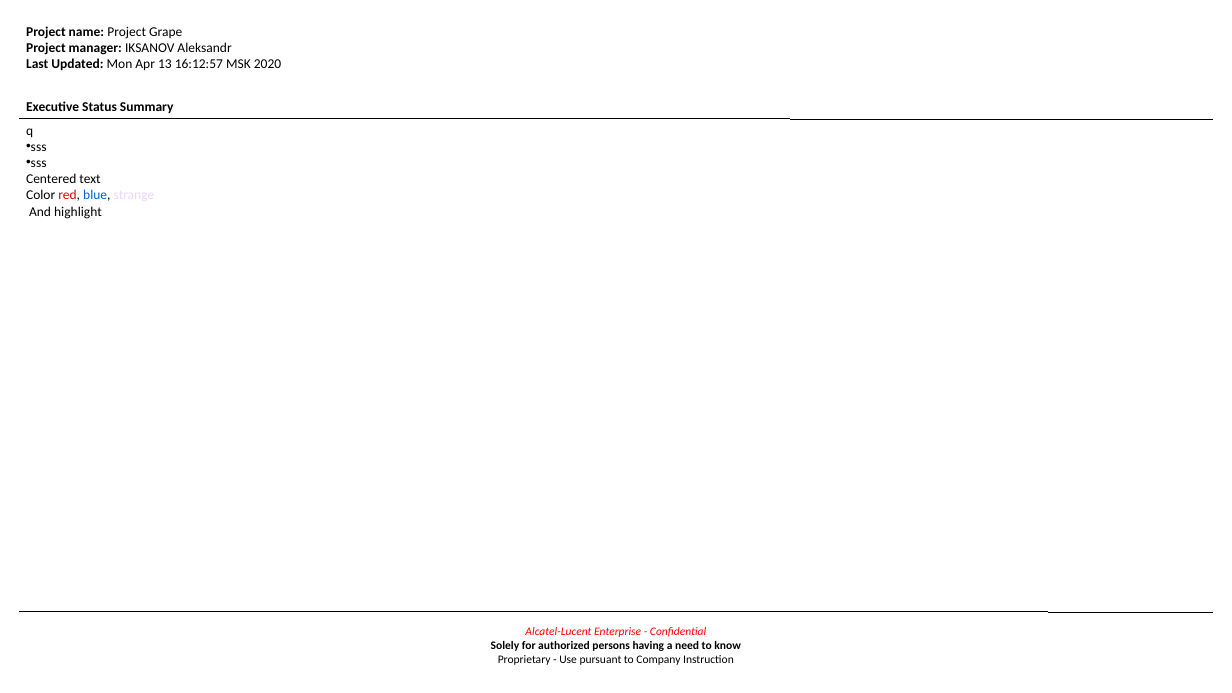
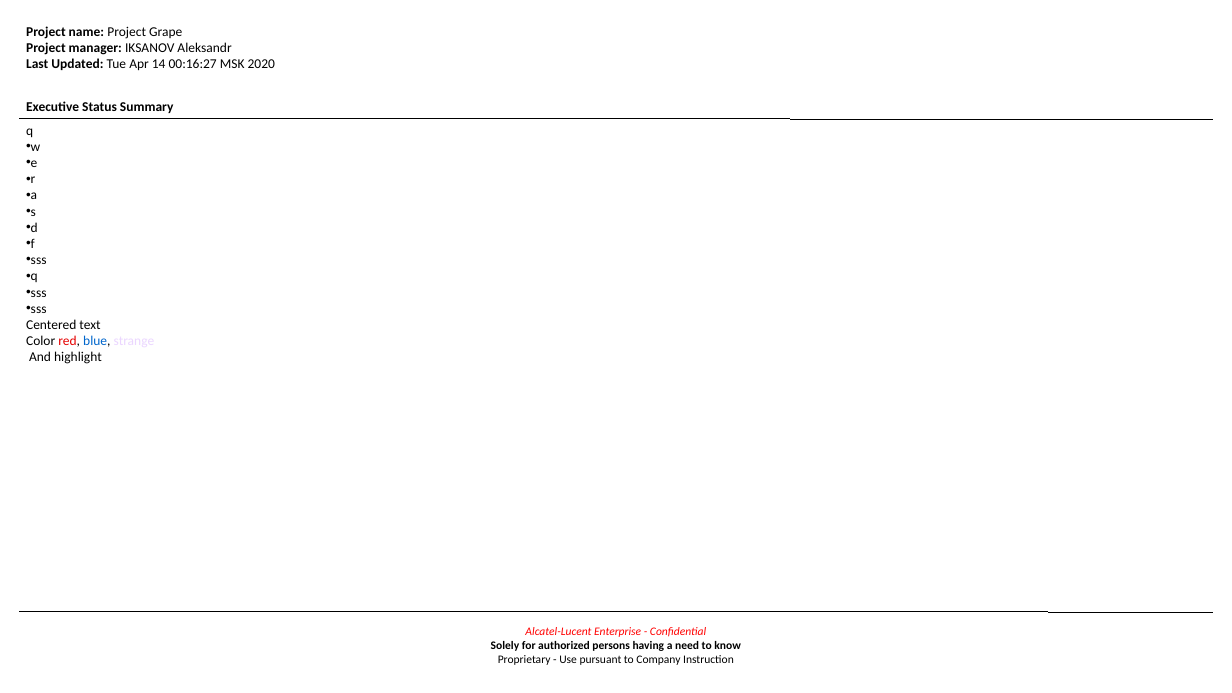
Before and after one commit to TheDiamondDoge/management_board_file_processors, a slide deck: slide 3 of html-to-ppt/TextFormat.pptx. Drawn at 1232x693 pixels with LibreOffice and Linux fonts; fonts in the diff are those of the drawing. Boxes give left, top, right and bottom in pixels: in the first picture for what was removed or moved away, otherwise in the second. Text is boxed around its words. In the diff, an @@ line names an element or a change of style, - is before the commit and + after.

```diff
--- a/html-to-ppt/TextFormat.pptx
+++ b/html-to-ppt/TextFormat.pptx
@@ text at bbox=[26, 26, 275, 71]: text changed @@
-Project name: Project Grape
-Project manager: IKSANOV Aleksandr
-Last Updated: Mon Apr 13 16:12:57 MSK 2020
+Project name: Project Grape
+Project manager: IKSANOV Aleksandr
+Last Updated: Tue Apr 14 00:16:27 MSK 2020
@@ text at bbox=[26, 128, 47, 264]: paragraphs added @@
+q
+• w
+• e
+• r
+• a
+• s
+• d
+• f
+• sss
@@ text at bbox=[31, 273, 38, 282]: bullet none to • @@
```
Also in this commit, not shown: 2 other slides changed, 2 other files.
